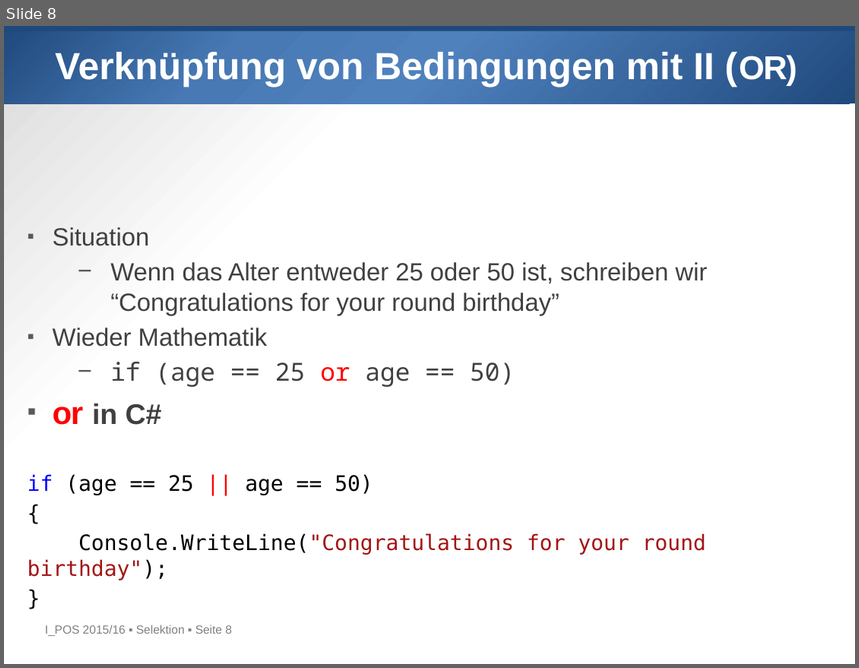
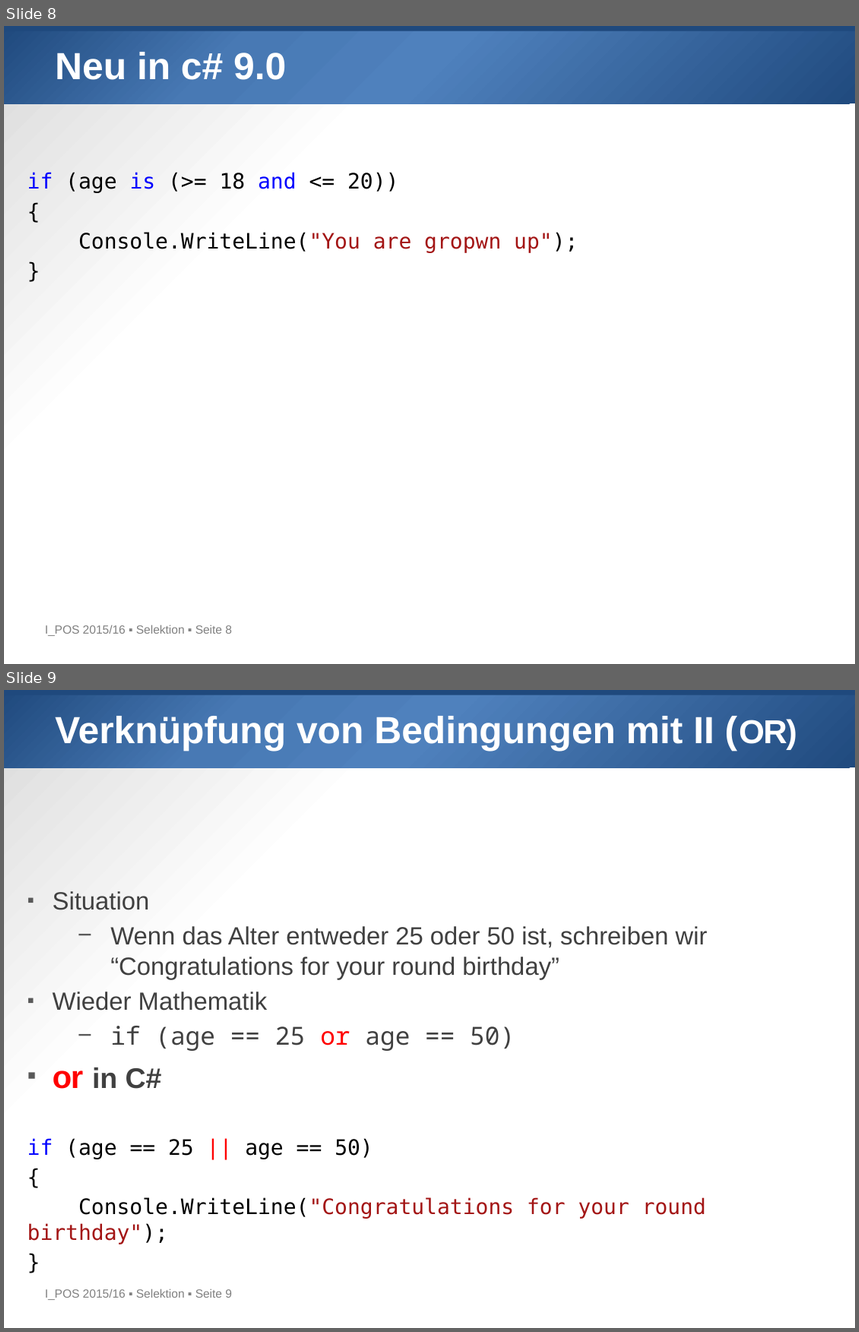
Before and after one commit to htl-leo-prog-1/examples-ha, a slide deck: 03_Selektion/03_Selektion.pptx. Shown one above the other, each under a label of ours: slide 8 before the commit, slides 8 and 9 after it. The pictures are 859x668 and 859x1332 pixels, drawn with LibreOffice and Linux fonts; fonts in the diff are those of the drawing; background and template pictures are left out. Boxes give left, top, right and bottom in pixels: in the first picture for what was removed or moved away, otherwise in the second. Text is boxed around its words. In the diff, an @@ line names an element or a change of style, - is before the commit and + after.

```diff
--- a/03_Selektion/03_Selektion.pptx
+++ b/03_Selektion/03_Selektion.pptx
@@ slide 8 added at [4, 26, 855, 664], background gradient #FFFFFF to #D9D9D9; not listed: 3 template elements that a slide beside it also shows @@
@@ title added at [55, 52, 286, 80], 32 pt, text #FFFFFF, bold @@
+Neu in c# 9.0
@@ text added at [28, 172, 578, 253], 18 pt, text #000000 @@
+if (age is (>= 18 and <= 20))
+{
+Console.WriteLine("You are gropwn up");
+}
@@ what was slide 8 is now slide 9 @@
```
Also in this commit, not shown: 7 other files.
